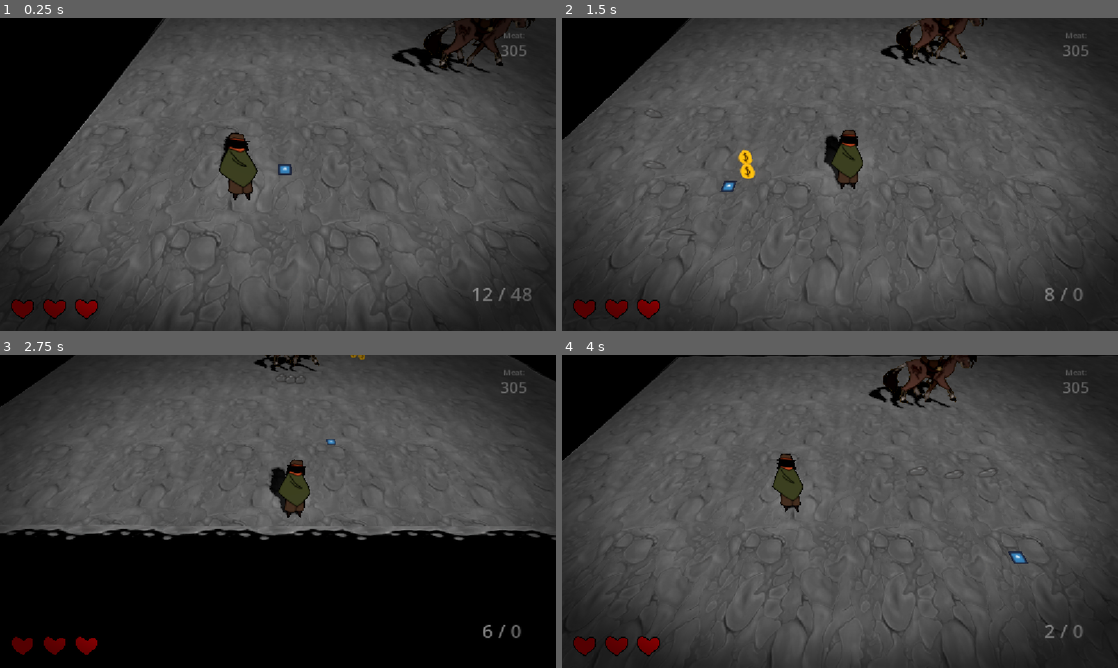
Above: before the commit, frames 1-4 (two rows, left to right).
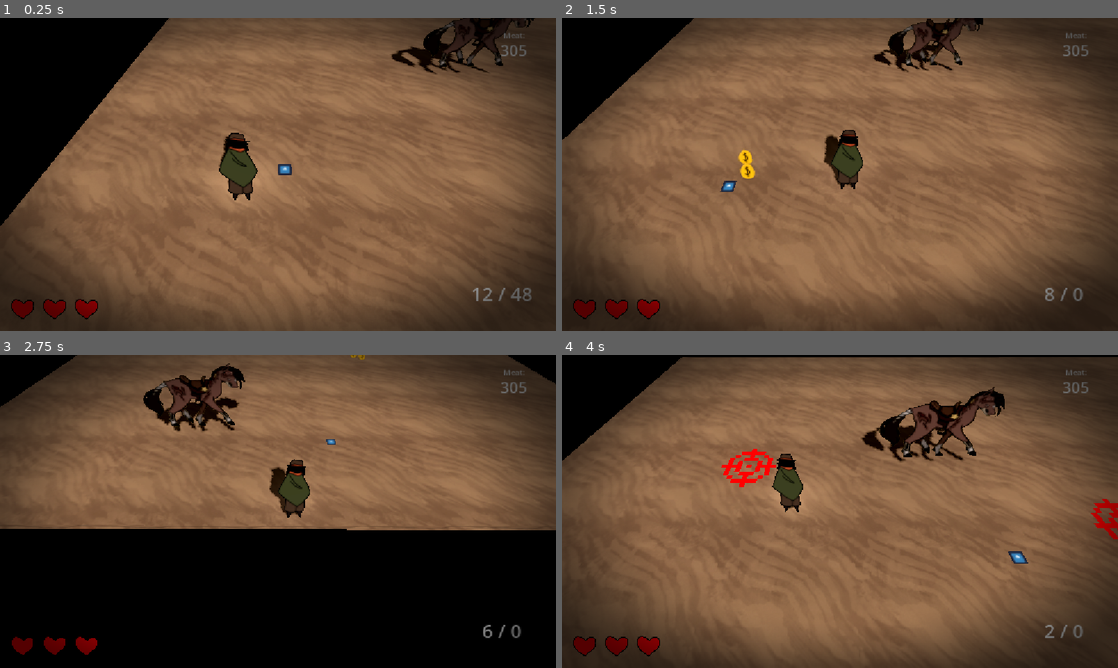
Above: after the commit, the same moments.

Repository: gmuGADIG/DEADSHOT
Game: Godot game, scene res://world/levels/horse_arena.tscn
Two runs of this game, one before a commit and one after it. Both use one fixed random seed, a clock stepped at 60 frames per second and the inputs below. This scene is started directly instead of the project's main scene. The engine's default icon, where the game draws it, is replaced by a stand-in: a white triangle on a blue panel in a dark square. Sound files missing from this copy of the repository are replaced by a short silence.
Inputs (mouse positions are in pixels of both pictures, inside the frame that each line leads up to):
- Up to frame 1 (0.25 s): no input
- Up to frame 2 (1.5 s): move the mouse to (962, 158) at 0.52 s; press the mouse at (962, 158) at 0.53 s; hold D (move_right) 0.53-1.28 s; move the mouse to (728, 190) at 1.27 s; release the mouse at (728, 190) at 1.28 s; hold S (move_down) from 1.28 s (still down); click (728, 190) at 1.35 s
- Up to frame 3 (2.75 s): move the mouse to (333, 442) at 2.02 s; release S (move_down) at 2.03 s; hold D (move_right) from 2.03 s (still down); hold E (interact) from 2.03 s (still down); click (333, 442) at 2.3 s
- Up to frame 4 (4 s): move the mouse to (812, 574) at 2.77 s; release D (move_right) at 2.78 s; release E (interact) at 2.78 s; hold W (move_up) 2.78-3.53 s; tap Shift (quick_purchase) at 2.85 s; click (812, 574) at 3.05 s; move the mouse to (1006, 558) at 3.52 s; press the mouse at (1006, 558) at 3.53 s; hold A (move_left) from 3.53 s (still down); tap Space (roll) at 3.6 s

The runs differ from the first frame. In frame 1, 79% of the frame differs, in the area x 0-100%, y 0-100%; in frame 2, 82%; in frame 3, 50%; in frame 4, 86%.
Error before the commit: Invalid access to property or key 'global_position' on a base object of type 'Nil'. (res://world/enemy/bosses/horse/horse_boss.gd:123)

Commit message:
made progress on horse mass chunk attack

Diff:
--- a/world/enemy/bosses/horse/horse.tscn
+++ b/world/enemy/bosses/horse/horse.tscn
@@ -51,13 +51,35 @@
 }]
 }
 
+[sub_resource type="Animation" id="Animation_o0ar2"]
+resource_name = "splash"
+length = 3.5
+tracks/0/type = "method"
+tracks/0/imported = false
+tracks/0/enabled = true
+tracks/0/path = NodePath(".")
+tracks/0/interp = 1
+tracks/0/loop_wrap = true
+tracks/0/keys = {
+"times": PackedFloat32Array(0, 1.0333333),
+"transitions": PackedFloat32Array(1, 1),
+"values": [{
+"args": [],
+"method": &"mass_chunks_charge"
+}, {
+"args": [],
+"method": &"mass_chunks_attack"
+}]
+}
+
 [sub_resource type="AnimationLibrary" id="AnimationLibrary_dc5ks"]
 _data = {
 &"charge": SubResource("Animation_dc5ks"),
+&"splash": SubResource("Animation_o0ar2"),
 &"stomp": SubResource("Animation_23ymh")
 }
 
-[node name="Horse" node_paths=PackedStringArray("roam_points", "action_player") instance=ExtResource("1_bulbf")]
+[node name="Horse" node_paths=PackedStringArray("roam_points", "mass_targets", "action_player") instance=ExtResource("1_bulbf")]
 script = ExtResource("2_23ymh")
 roam_points = []
 num_shots_in_spread = 3
@@ -67,7 +89,10 @@
 cooldown_time = 0.0
 atk_source = 0
 atk_knockback = 0
-phase_1_action_names = Array[StringName]([&"stomp", &"charge"])
+mass_chunk_amount = 3
+player_still_spread_distance = 15.0
+mass_targets = []
+phase_1_action_names = Array[StringName]([&"stomp", &"charge", &"splash"])
 action_player = NodePath("ActionPlayer")
 spawn_on_killed = ExtResource("3_o0ar2")
 
--- a/world/enemy/bosses/horse/horse_boss.gd
+++ b/world/enemy/bosses/horse/horse_boss.gd
@@ -1,15 +1,21 @@
 extends BossEnemy
 
 const rock_obj := preload("res://world/enemy/bosses/horse/horse_rock.tscn")
+const splash_obj := preload("res://world/enemy/bosses/horse/horse_splash.tscn")
+const chunk_obj := preload("res://world/enemy/bosses/horse/horse_chunk.tscn")
 
 @export var roam_points: Array[Node3D]
 @export var num_shots_in_spread: int = 5
 @export var spread_angle: float = 45.0
-@export var rock_speed: float = 2
+@export var rock_speed: float = 0.25
 @export var charge_time:float
 @export var cooldown_time:float
 @export var atk_source: DamageInfo.Source
 @export var atk_knockback: DamageInfo.KnockbackStrength
+
+@export var mass_chunk_amount: int = 3
+@export var player_still_spread_distance : float = 15 ## Used by spike field, and rapid spike when the player is not moving
+
 
 var is_charging:bool = false
 var target:Vector3
@@ -38,6 +44,7 @@
 
 func idle() -> void: pass
 
+#region Stomp_funcs
 func get_2d_angle(from: Vector3, to: Vector3) -> float:
 	var cross := from.cross(to)
 	var dot := from.dot(to)
@@ -61,6 +68,7 @@
 		bullet_reference.set_target(global_position + final_direction * 10)
 
 		print("Fired rock at angle offset: %f" % rad_to_deg(final_angle))
+#endregion
 
 #region Longhorn_funcs
 func longhorn_charge_ready() -> void:
@@ -133,3 +141,52 @@
 		pick_action()
 
 #endregion
+
+#region MassChunks_funcs
+@export var mass_targets: Array[Node3D]
+@export var arena_area : ArenaArea
+
+func mass_chunks_charge() -> void:
+	mass_targets.clear()
+	print("Charging chunks")
+	shaker.shaking = true
+	var player_position : Vector3 = Player.instance.global_position
+	for i in range(mass_chunk_amount):
+		var chunk_position : Vector3 = player_position + neutral_spread(0,player_still_spread_distance)
+		var bullet_reference: Node3D = splash_obj.instantiate()
+		add_sibling(bullet_reference)
+		bullet_reference.global_position = chunk_position
+		mass_targets.append(bullet_reference)
+
+func mass_chunks_attack() -> void:
+	print("mass chunks fire")
+	aggro = AggroState.ATTACKING
+	should_move = false
+	shaker.shaking = false
+
+	for i in range(num_shots_in_spread):
+		var target_position: Vector3 = mass_targets[i].global_position
+
+		#if not arena_area.is_point_in_arena(target_position): #is_point_in_arena caused crash
+			#return
+
+		var bullet_reference: Node3D = chunk_obj.instantiate()
+		add_sibling(bullet_reference)
+		bullet_reference.global_position = global_position
+		bullet_reference.speed = 40
+
+
+		bullet_reference.set_target(target_position)
+
+
+
+
+func neutral_spread(min_dist : float, max_dist : float) -> Vector3:
+	var result : Vector3 = Vector3.RIGHT
+	var angle : float = randf_range(0,360)
+	var distance_multiplier : float = randf_range(min_dist,max_dist)
+
+	return result.rotated(Vector3.UP,deg_to_rad(angle))*distance_multiplier
+
+
+#endregion
--- /dev/null
+++ b/world/enemy/bosses/horse/horse_chunk.gd
@@ -0,0 +1,21 @@
+extends Area3D
+
+var stopPoint: Vector3
+
+@export var speed: float = 40.0
+
+var velocity: Vector3
+
+signal reached_point
+
+func _process(delta: float) -> void:
+	global_position += velocity * delta
+	if global_position.distance_to(stopPoint) < 0.1:
+		reached_point.emit()
+		queue_free()
+
+func set_target(target: Vector3) -> void:
+	stopPoint = target
+	var dir := target - position
+	dir.y = 0
+	velocity = dir.normalized() * speed
--- /dev/null
+++ b/world/enemy/bosses/horse/horse_chunk.tscn
@@ -0,0 +1,26 @@
+[gd_scene load_steps=4 format=3 uid="uid://luohtdkdgmwn"]
+
+[ext_resource type="Script" uid="uid://bv5e5d6ye8xpb" path="res://world/enemy/bosses/horse/horse_chunk.gd" id="1_mrlxj"]
+[ext_resource type="Texture2D" uid="uid://bsjg2jy70gbkw" path="res://temp_art/rough_drafts/mass_temp.png" id="2_exjq6"]
+
+[sub_resource type="CylinderShape3D" id="CylinderShape3D_akls5"]
+height = 0.8574219
+radius = 0.32080078
+
+[node name="HorseChunk" type="Area3D"]
+collision_layer = 128
+collision_mask = 0
+script = ExtResource("1_mrlxj")
+
+[node name="CollisionShape3D" type="CollisionShape3D" parent="."]
+transform = Transform3D(1, 0, 0, 0, 1, 0, 0, 0, 1, 0, 0.5, 0)
+shape = SubResource("CylinderShape3D_akls5")
+
+[node name="Sprite3D" type="Sprite3D" parent="."]
+transform = Transform3D(0.022, 0, 0, 0, 0.019052558, 0.05, 0, -0.011, 0.08660254, 0, 0.35524642, 0)
+pixel_size = 0.015
+texture = ExtResource("2_exjq6")
+
+[node name="Timer" type="Timer" parent="."]
+wait_time = 5.0
+autostart = true
--- a/world/enemy/bosses/horse/horse_rock.tscn
+++ b/world/enemy/bosses/horse/horse_rock.tscn
@@ -19,7 +19,8 @@
 shape = SubResource("CylinderShape3D_akls5")
 
 [node name="Sprite3D" type="Sprite3D" parent="."]
-transform = Transform3D(0.21669051, 0, 0, 0, 0.21850534, 0, 0, 0, 1, 0, 0.1681518, 0)
+transform = Transform3D(0.21669051, 0, 0, 0, 0.21850534, 0, 0, 0, 1, 0, 0.35524642, 0)
+pixel_size = 0.015
 texture = ExtResource("2_6qux5")
 
 [node name="Timer" type="Timer" parent="."]
--- /dev/null
+++ b/world/enemy/bosses/horse/horse_splash.tscn
@@ -0,0 +1,28 @@
+[gd_scene load_steps=4 format=3 uid="uid://b4i551n7tbjtm"]
+
+[ext_resource type="Texture2D" uid="uid://dr0k5wtlmynj6" path="res://temp_art/reticle.png" id="1_fisj4"]
+[ext_resource type="Texture2D" uid="uid://sxaysn4gqoxo" path="res://temp_art/gartic/coin.png" id="2_mrlxj"]
+
+[sub_resource type="CylinderShape3D" id="CylinderShape3D_8fe32"]
+radius = 2.5
+
+[node name="HorseChunk" type="Node3D"]
+
+[node name="WarningTarget" type="Sprite3D" parent="."]
+transform = Transform3D(25, 0, 0, 0, -1.0927847e-06, 25, 0, -25, -1.0927847e-06, 0, 0.02, 0)
+texture_filter = 0
+texture = ExtResource("1_fisj4")
+
+[node name="Splash" type="Node3D" parent="."]
+transform = Transform3D(1, 0, 0, 0, 1, 0, 0, 0, 1, 0, -2, 0)
+
+[node name="Sprite3D" type="Sprite3D" parent="Splash"]
+transform = Transform3D(4, 0, 0, 0, 0.34862322, 3.984779, 0, -3.984779, 0.34862322, 0, 0, 0)
+texture = ExtResource("2_mrlxj")
+
+[node name="Area3D" type="Area3D" parent="Splash"]
+transform = Transform3D(1, 0, 0, 0, 1, 0, 0, 0, 1, 0, 2, 0)
+
+[node name="CollisionShape3D" type="CollisionShape3D" parent="Splash/Area3D"]
+transform = Transform3D(1, 0, 0, 0, 1, 0, 0, 0, 1, 0, -2, 0)
+shape = SubResource("CylinderShape3D_8fe32")
--- /dev/null
+++ b/world/levels/horse_arena.gd
@@ -0,0 +1,7 @@
+extends Node3D
+@export
+var customHealth:= 500
+
+func _ready() -> void:
+	$Horse/Health.max_health = customHealth
+	$Horse/Health.health = customHealth
--- a/world/levels/horse_arena.tscn
+++ b/world/levels/horse_arena.tscn
@@ -1,9 +1,9 @@
 [gd_scene load_steps=7 format=3 uid="uid://bnbc74ay6h1rl"]
 
 [ext_resource type="PackedScene" uid="uid://bk60c4813t663" path="res://world/levels/level_base.tscn" id="1_lm8ri"]
-[ext_resource type="Resource" uid="uid://ebi2mrpur7b6" path="res://world/floor/rock/rock.tres" id="2_v5nwm"]
+[ext_resource type="Script" uid="uid://bt2qger85ly43" path="res://world/levels/horse_arena.gd" id="2_rvy0h"]
 [ext_resource type="PackedScene" uid="uid://dp00f0nisoyxa" path="res://world/enemy/bosses/horse/horse.tscn" id="3_lm8ri"]
-[ext_resource type="PackedScene" uid="uid://b0ttk38sufgur" path="res://world/pickups/corrupt_heart/corrupt_heart.tscn" id="4_v5nwm"]
+[ext_resource type="Resource" uid="uid://q24ustx30otu" path="res://world/floor/sand/sand.tres" id="3_v5nwm"]
 
 [sub_resource type="NavigationMesh" id="NavigationMesh_yi0vy"]
 vertices = PackedVector3Array(-19.534193, 0.48999965, -7.307107, -19.534193, 0.48999965, 15.192893, 19.215807, 0.48999965, 15.192893, 19.215807, 0.48999965, -7.307107)
@@ -17,20 +17,22 @@
 point_count = 4
 
 [node name="HorseArena" instance=ExtResource("1_lm8ri")]
+script = ExtResource("2_rvy0h")
+customHealth = 250
 
 [node name="World" parent="." index="2"]
 navigation_mesh = SubResource("NavigationMesh_yi0vy")
 
 [node name="Floor" parent="World" index="0"]
 curve = SubResource("Curve3D_ronks")
-material = ExtResource("2_v5nwm")
+material = ExtResource("3_v5nwm")
 
 [node name="Player" parent="." index="5"]
 transform = Transform3D(1, 0, 0, 0, 1, 0, 0, 0, 1, -12.202965, 0, 8.371207)
 
 [node name="Horse" parent="." index="6" node_paths=PackedStringArray("roam_points", "floor_area") instance=ExtResource("3_lm8ri")]
 transform = Transform3D(1, 0, 0, 0, 1, 0, 0, 0, 1, 0, 0.46483076, 0)
-roam_points = []
+roam_points = [NodePath("../RoamingPoints/Node3D"), NodePath("../RoamingPoints/Node3D2"), NodePath("../RoamingPoints/Node3D3"), NodePath("../RoamingPoints/Node3D4")]
 spread_angle = 25.0
 rock_speed = 10.0
 charge_time = 1.0
@@ -38,6 +40,20 @@
 atk_source = 1
 atk_knockback = 1
 floor_area = NodePath("../World/Floor")
-phase_1_action_names = Array[StringName]([&"stomp"])
-spawn_on_killed = ExtResource("4_v5nwm")
 patrol_path = Array[Vector3]([Vector3(0, 0, 0)])
+
+[node name="RoamingPoints" type="Node3D" parent="." index="7"]
+
+[node name="Node3D" type="Node3D" parent="RoamingPoints" index="0"]
+transform = Transform3D(1, 0, 0, 0, 1, 0, 0, 0, 1, -12.05122, 0, 0)
+
+[node name="Node3D2" type="Node3D" parent="RoamingPoints" index="1"]
+transform = Transform3D(1, 0, 0, 0, 1, 0, 0, 0, 1, -7.859839, 0, 7.1942406)
+
+[node name="Node3D3" type="Node3D" parent="RoamingPoints" index="2"]
+transform = Transform3D(1, 0, 0, 0, 1, 0, 0, 0, 1, 13.667057, 0, -3.560543)
+
+[node name="Node3D4" type="Node3D" parent="RoamingPoints" index="3"]
+transform = Transform3D(1, 0, 0, 0, 1, 0, 0, 0, 1, 12.91205, 0, 7.2436666)
+
+[editable path="Player"]
Not shown: 1 places in world/enemy/bosses/horse/horse.tscn that only renumber resources
Not shown, added: world/enemy/bosses/horse/horse_chunk.gd.uid
Not shown, added: world/levels/horse_arena.gd.uid
